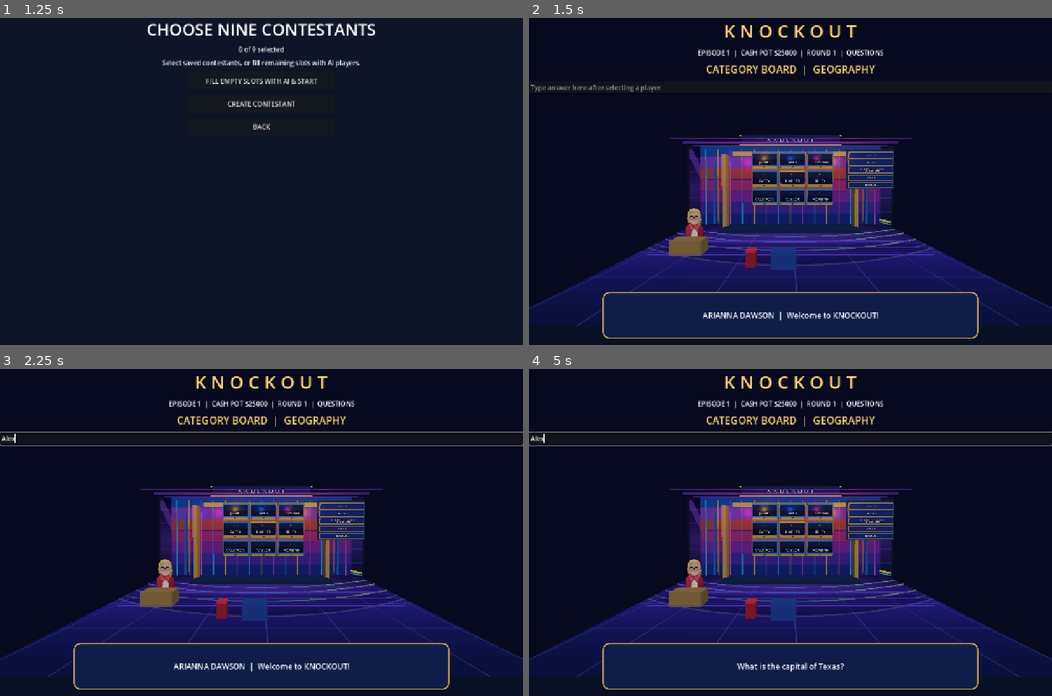
Above: before the commit, frames 1-4 (two rows, left to right).
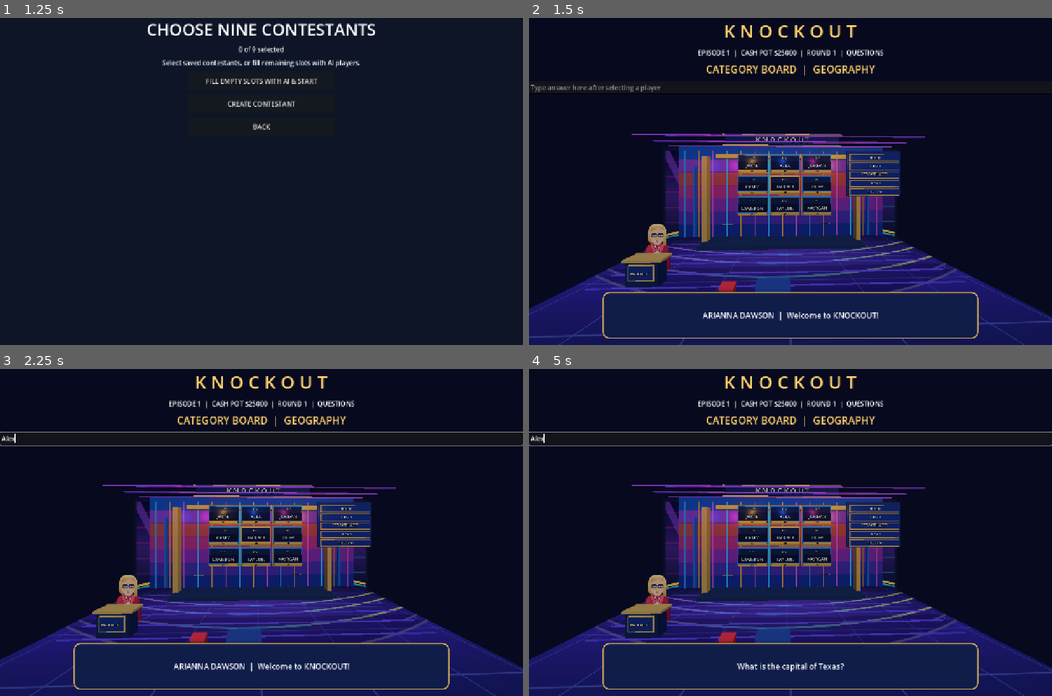
Above: after the commit, the same moments.

Repository: Becksploder2/Knockout
Game: Godot game, scene res://scenes/launcher.tscn
Two runs of this game, one before a commit and one after it. Both use one fixed random seed, a clock stepped at 60 frames per second and the inputs below.
Inputs (mouse positions are in pixels of both pictures, inside the frame that each line leads up to):
- Up to frame 1 (1.25 s): click "PLAY KNOCKOUT" at 0.5 s
- Up to frame 2 (1.5 s): click "FILL EMPTY SLOTS WITH AI & ST…" at 1.25 s
- Up to frame 3 (2.25 s): click (261, 437) at 2.02 s; type "Alex" at 2.1 s
- Up to frame 4 (5 s): tap Enter at 2.75, 4.25 s; tap Space at 3.5 s

Frame 1 is identical in both runs. In frame 2, 24% of the frame differs, in the area x 0-100%, y 35-100%; in frame 3, 24%; in frame 4, 24%.

Commit message:
Bring Knockout camera closer for readable categories and give Arianna a branded lectern

Diff:
--- a/Main.gd
+++ b/Main.gd
@@ -879,9 +879,9 @@
 	studio_root = Node3D.new()
 	viewport.add_child(studio_root)
 	var camera := Camera3D.new()
-	camera.position = Vector3(0.0, 8.0, 23.5)
-	camera.fov = 76.0
-	camera.look_at_from_position(camera.position, Vector3(0, 7.2, -7.4), Vector3.UP)
+	camera.position = Vector3(0.0, 8.0, 17.8)
+	camera.fov = 79.0
+	camera.look_at_from_position(camera.position, Vector3(1.0, 8.0, -7.4), Vector3.UP)
 	studio_root.add_child(camera)
 	camera.current = true
 	var light := DirectionalLight3D.new()
@@ -1027,7 +1027,18 @@
 	# Refresh 3D nameplates after the stage is constructed.
 	render()
 	# Downstage podiums, deliberately separated from the contestant wall.
-	_studio_box(Vector3(-10.6, 0.6, 1.8), Vector3(3.2, 1.7, 1.7), Color("#b28b44"))
+	# Arianna's freestanding lectern: tapered body, illuminated front and slanted top.
+	_studio_box(Vector3(-10.6, 0.95, 1.85), Vector3(2.35, 1.9, 1.18), Color("#13234c"))
+	_studio_box(Vector3(-10.6, 1.98, 1.76), Vector3(2.9, 0.18, 1.55), Color("#d8ad57"))
+	_studio_box(Vector3(-10.6, 1.12, 2.46), Vector3(1.92, 1.22, 0.08), Color("#e5b959"))
+	_studio_box(Vector3(-10.6, 1.12, 2.52), Vector3(1.72, 1.02, 0.09), Color("#152f76"))
+	var lectern_logo := Label3D.new()
+	lectern_logo.text = "KNOCKOUT"
+	lectern_logo.position = Vector3(-10.6, 1.15, 2.65)
+	lectern_logo.pixel_size = 0.004
+	lectern_logo.font_size = 60
+	lectern_logo.modulate = Color("#ffe5a0")
+	studio_root.add_child(lectern_logo)
 	_studio_box(Vector3(-3.5, 0.65, 5), Vector3(0.85, 1.3, 0.85), Color("#b8242f"))
 	_studio_box(Vector3(-3.5, 1.36, 5), Vector3(0.9, 0.15, 0.9), Color("#ff3344"))
 	_studio_box(Vector3(-0.6, 0.6, 5), Vector3(2.2, 1.7, 1.5), Color("#244aa2"))
